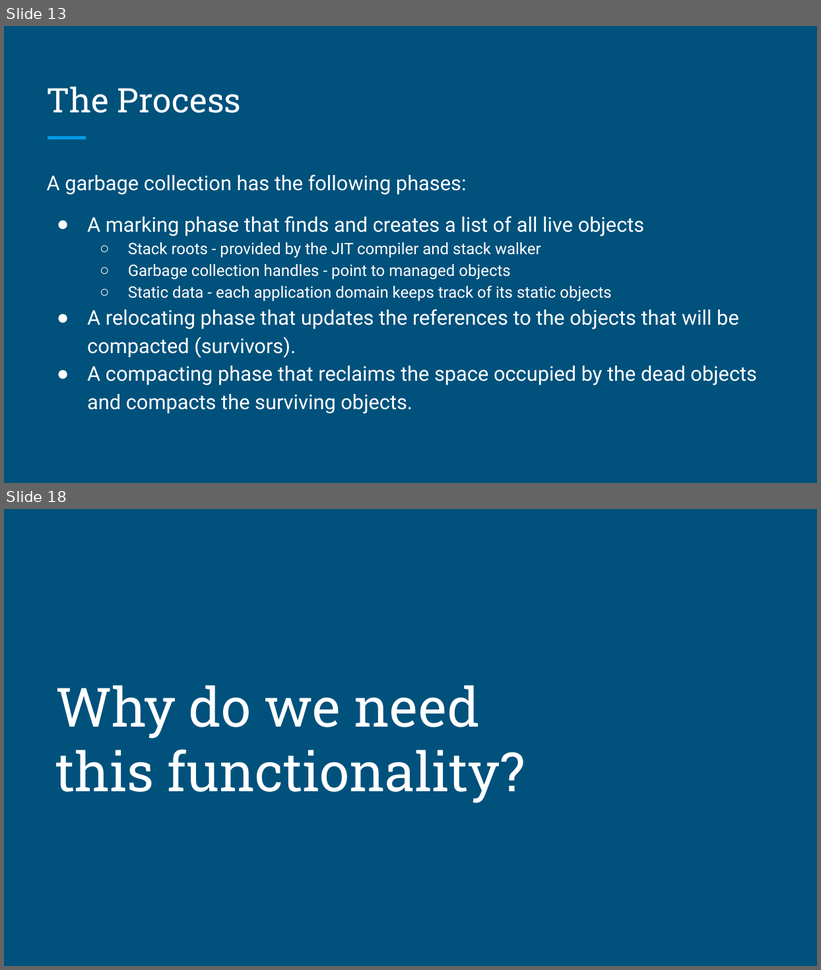
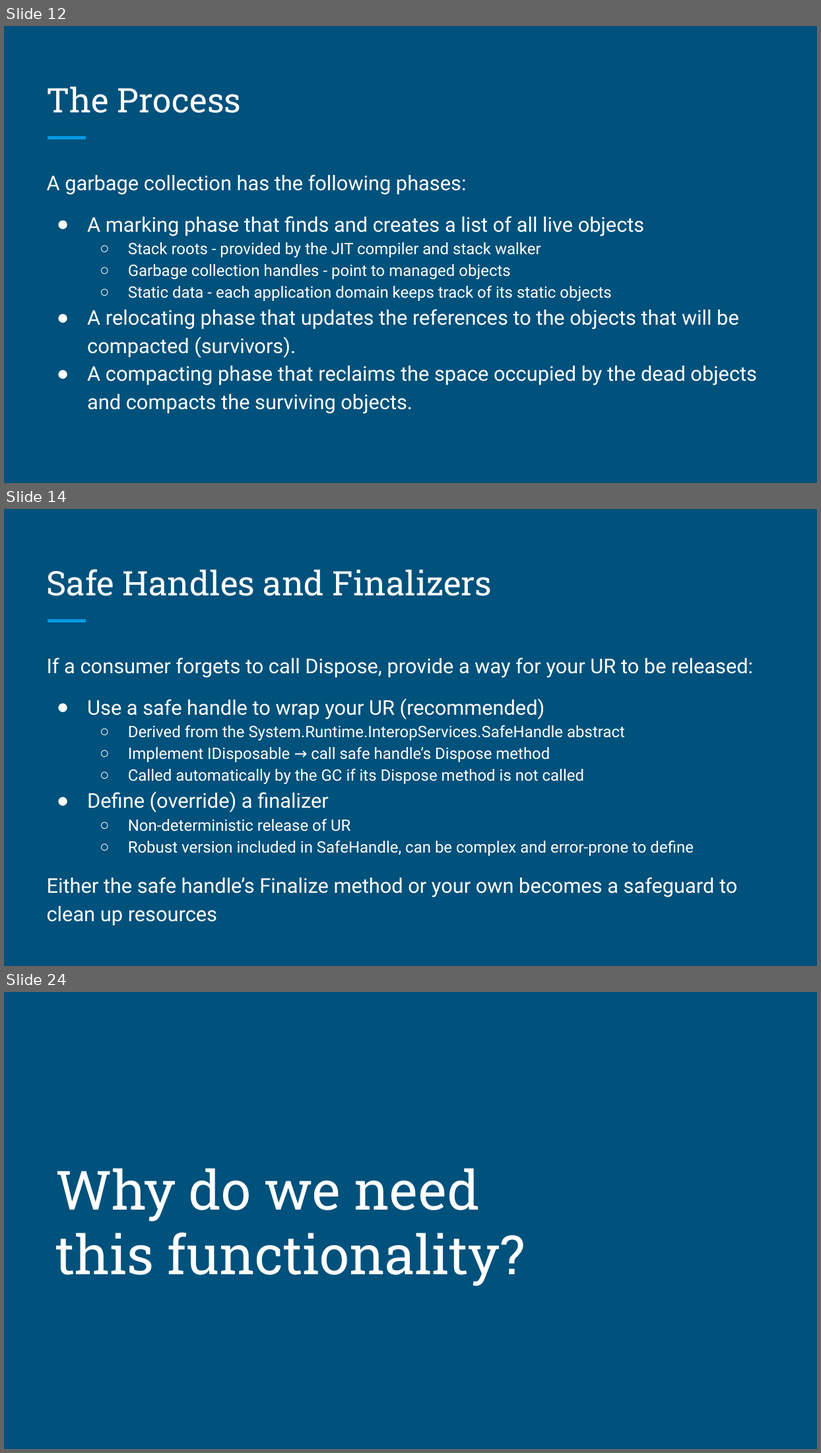
Before and after one commit to lskshastry/Garbage-Collection-and-Disposal-in-C-, a slide deck: Disposal and Garbage Collection.pptx. Shown one above the other, each under a label of ours: slides 13 and 18 before the commit, slides 12, 14 and 24 after it; the slides between them are not shown. The pictures are 821x970 and 821x1453 pixels, drawn with LibreOffice and Linux fonts; fonts in the diff are those of the drawing. Boxes give left, top, right and bottom in pixels: in the first picture for what was removed or moved away, otherwise in the second. Text is boxed around its words. In the diff, an @@ line names an element or a change of style, - is before the commit and + after.

```diff
--- a/Disposal and Garbage Collection.pptx
+++ b/Disposal and Garbage Collection.pptx
@@ slide 14 added at (x1=4, y1=509, x2=817, y2=966), background #00517C; not listed: 1 template element that a slide beside it also shows @@
@@ title added at (x1=47, y1=569, x2=492, y2=596), 30 pt, text #FFFFFF @@
+Safe Handles and Finalizers
@@ text added at (x1=47, y1=657, x2=753, y2=926), 14 pt, text #FFFFFF @@
+If a consumer forgets to call Dispose, provide a way for your UR to be released:
+● Use a safe handle to wrap your UR (recommended)
+  ○ Derived from the System.Runtime.InteropServices.SafeHandle abstract
+  ○ Implement IDisposable → call safe handle’s Dispose method
+  ○ Called automatically by the GC if its Dispose method is not called
+● Define (override) a finalizer
+  ○ Non-deterministic release of UR
+  ○ Robust version included in SafeHandle, can be complex and error-prone to define
+Either the safe handle’s Finalize method or your own becomes a safeguard to clean up resources
@@ what was slide 13 is now slide 12 @@
@@ what was slide 18 is now slide 24 @@
```
Also in this commit, not shown: 2 slides changed, 12 other slides added, 6 slides removed, 1 other file.
